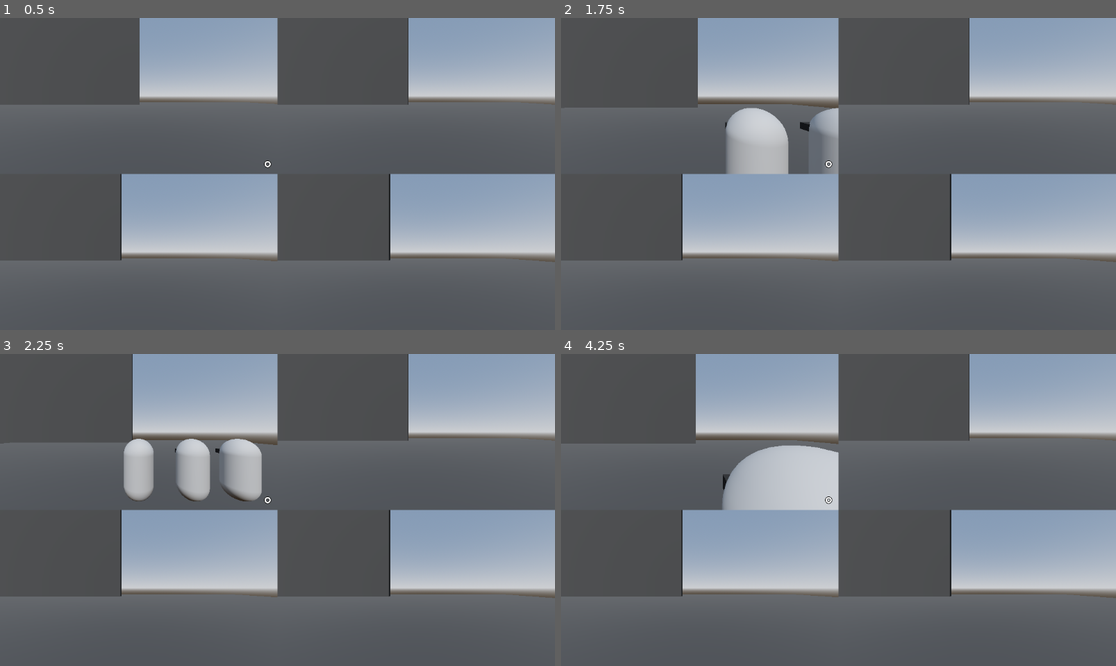
Above: before the commit, frames 1-4 (two rows, left to right).
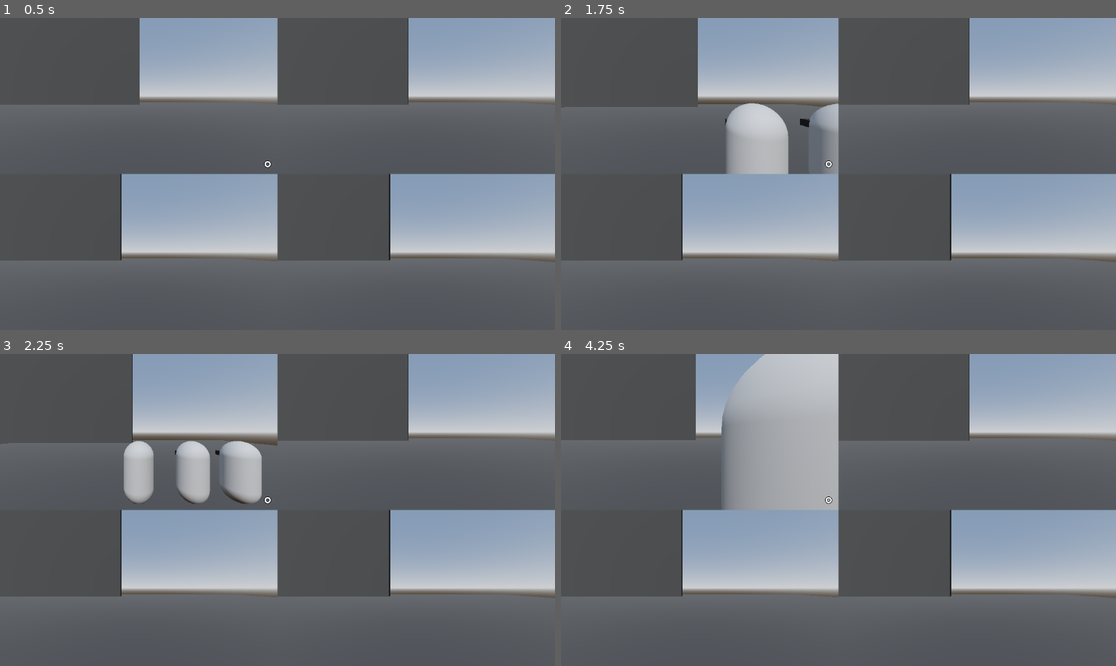
Above: after the commit, the same moments.

Repository: redd096/godot-utilities
Game: Godot game, scene res://examples/split_screen/main_scenes/main_scene.tscn
The game is run twice, just before and just after one commit, with the same random seed, the same clock (stepped at 60 frames per second) and the same inputs.
Inputs (mouse positions are in pixels of both pictures, inside the frame that each line leads up to):
- Up to frame 1 (0.5 s): no input
- Up to frame 2 (1.75 s): tap Enter (ui_accept) at 0.5, 0.77, 0.8, 1.07, 1.25, 1.35, 1.52 s; move the mouse to (960, 158) at 0.52 s; hold Right (ui_right) 0.53-1.28 s; hold Space (ui_select) 0.53-1.28 s; move the mouse to (727, 189) at 1.27 s; hold Down (ui_down) from 1.28 s (still down); tap Space (ui_select) at 1.55 s
- Up to frame 3 (2.25 s): tap Enter (ui_accept) at 1.82 s; move the mouse to (333, 441) at 2.02 s; release Down (ui_down) at 2.03 s; hold Right (ui_right) from 2.03 s (still down); hold Space (ui_select) from 2.03 s (still down)
- Up to frame 4 (4.25 s): tap Enter (ui_accept) at 2.3, 3.02, 3.32, 3.6, 3.77, 4.07 s; move the mouse to (810, 572) at 2.77 s; release Right (ui_right) at 2.78 s; release Space (ui_select) at 2.78 s; hold Up (ui_up) 2.78-3.53 s; tap Space (ui_select) at 2.85 s; move the mouse to (1005, 556) at 3.52 s; hold Left (ui_left) from 3.53 s (still down)

Frame 1 is identical in both runs. In frame 2, 0.4% of the frame differs, in the area x 1-51%, y 27-40%; in frame 3, 0.5%; in frame 4, 8.4%, in the area x 0-51%, y 0-50%.

Commit message:
use action with joypad input to avoid errors

Diff:
--- a/examples/split_screen/scripts/player.gd
+++ b/examples/split_screen/scripts/player.gd
@@ -23,7 +23,7 @@
 		body.velocity += body.get_gravity() * delta
 
 	# Handle jump.
-	if Input.is_action_just_pressed("ui_accept" + input_suffix) and body.is_on_floor():
+	if Input.is_action_just_pressed("ui_select" + input_suffix) and body.is_on_floor():
 		body.velocity.y = JUMP_VELOCITY
 
 	# Get the input direction and handle the movement/deceleration.
